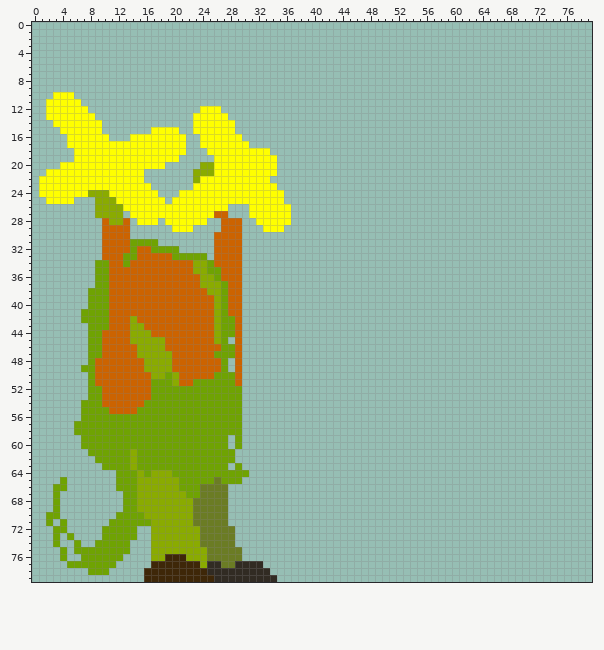
A sprite sheet gets an edit: sprites/Vet_3H_spinattack/987294ac-bf79-42ed-a8b2-7261d9564307.png. This is how it looked before the edit.
The file is 80x80 pixels.
After:
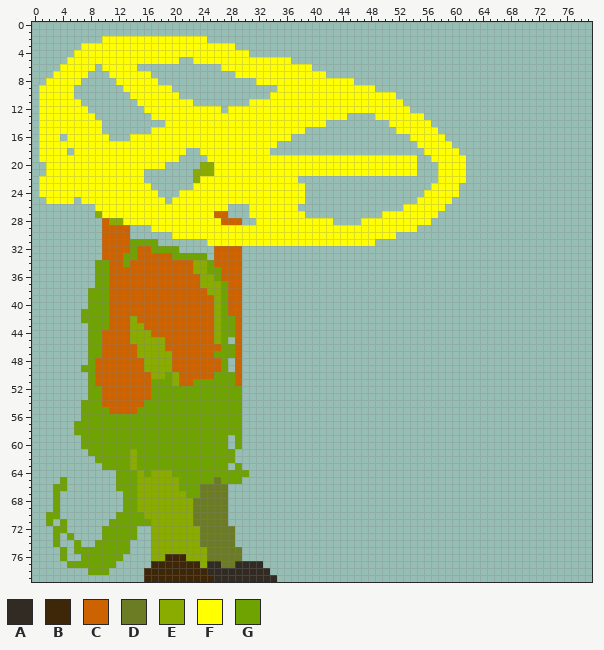
Palette (. is transparent): A #312b23  B #3e2708  C #cc6300  D #6b7c24  E #8aab00  F #ffff00  G #6fa302
Difference:
The edit adds colour F in row 2 at x 10 to 24; in row 3 at x 7 to 28; in row 4 at x 6 to 30; in row 5 at x 5 to 20 and 23 to 36; in row 6 at x 4 to 8, 10 to 14 and 27 to 39; in row 7 at x 3 to 7, 11 to 16 and 29 to 41.
The edit adds colour F in row 8 at x 2 to 6, 12 to 17 and 32 to 45; in row 9 at x 1 to 5, 13 to 19 and 35 to 48; in row 10 at x 1 to 2, 14 to 20 and 34 to 51; in row 11 at x 1, 15 to 22 and 31 to 52; in row 12 at x 1, 16 to 23 and 28 to 53; in row 13 at x 1, 17 to 22, 28 to 44 and 49 to 55.
The edit adds colour F in row 14 at x 1 to 2, 19 to 22, 29 to 41 and 51 to 56; in row 15 at x 1 to 3, 21 to 22, 29 to 38 and 52 to 57; in row 16 at x 1 to 3, 22 to 23, 30 to 36 and 54 to 58; in row 17 at x 1 to 4, 22 to 23, 31 to 34 and 55 to 59; in row 18 at x 1 to 4, 24 and 56 to 60; in row 19 at x 1 to 5, 25, 35 to 54 and 57 to 61.
The edit adds colour F in row 20 at x 2 to 3, 35 to 54 and 58 to 61; in row 21 at x 35 to 54 and 58 to 61; in row 22 at x 34 to 37 and 58 to 61; in row 23 at x 35 to 38 and 57 to 60; in row 24 at x 36 to 38 and 56 to 60; in row 25 at x 7 to 8, 36 to 38 and 55 to 59.
The edit adds colour F in row 26 at x 37 and 53 to 58; in row 27 at x 13, 37 to 38 and 50 to 57; in row 28 at x 14, 18, 25 to 26, 37 to 42 and 47 to 56; in row 29 at x 17 to 19, 23 to 26, 30 to 32 and 36 to 54; in row 30 at x 20 to 25 and 30 to 51; in row 31 at x 25 and 30 to 48.
Colour C gives way to colour F in row 28 at x 13; in row 29 at x 27 to 29; in rows 30 to 31 at x 26 to 29.
Colour E gives way to colour F in row 24 at x 8 to 10; in row 25 at x 9 to 11; in row 26 at x 9 to 12; in row 27 at x 10 to 12.
Pixel boxes of the changes (left, top, right, bottom) in both pictures:
changed: (39, 36, 466, 246)
